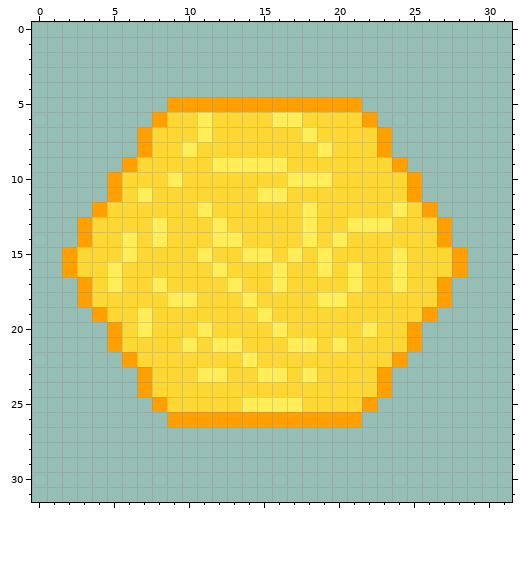
One commit to this pixel-art file: art/hex01.aseprite. The picture above was drawn from the file before the commit.
32x32 pixels, 1 frame.
Now the later version:
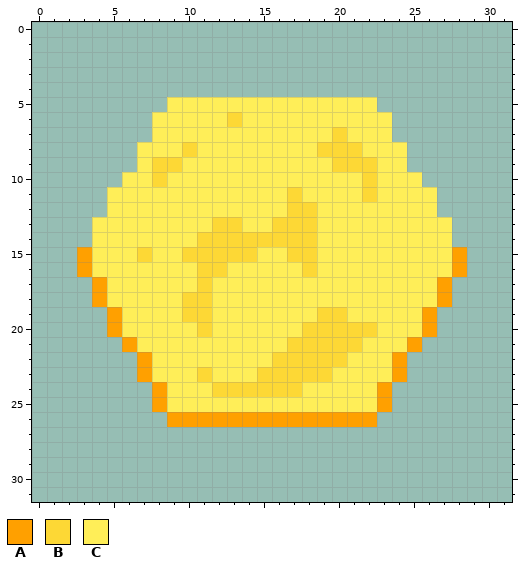
Palette (. is transparent): A #ffa000  B #fdd835  C #ffee58
What changed:
layer "Layer 1" now hidden
layer "Layer 10" added
@@ x 0..31 @@
  4 ................................
- 5 .........AAAAAAAAAAAAA..........
- 6 ........ABBCBBBBCCBBBBA.........
- 7 .......ABBBCBBBBBBCBBBBA........
- 8 .......ABBCBBBBBBBBCBBBA........
- 9 ......ABBBBBCCCCCBBBBBBBA.......
-10 .....ABBBCBBBBBBBCCCBBBBBA......
-11 .....ABCBBBBBBBCCBBBBBBBBA......
-12 ....ABBBBBBCBBBBBBCBBBBBCBA.....
-13 ...ABBBBCBBBCBBBBBCBBCCCBBBA....
-14 ...ABBCBCBBBCCBBBBCBCBBBBBBA....
-15 ..ABBBCBBBBCBBCCBCBCBBBBCBBBA...
-16 ..ABBCBBBBBBCBBBCBBCBCBBCBBBA...
-17 ...ABCBBCBBBBCBBCBBBBCBBCBBA....
-18 ...ABBBBBCCBBBCBBBBCCBBBBBBA....
-19 ....ABBCBBBBBBBCBBBBBBBBBBA.....
-20 .....ABCBBBCBBBBCBBBBBCBBA......
-21 .....ABBBBCBCCBBBCCBCBBBBA......
-22 ......ABBBBBBBCBBBBBBBBBA.......
-23 .......ABBBCCBBCCBCBBBBA........
-24 .......ABBBBBBBBBBBBBBBA........
-25 ........ABBBBBCCCCBBBBA.........
-26 .........AAAAAAAAAAAAA..........
+ 5 .........CCCCCCCCCCCCCC.........
+ 6 ........CCCCCBCCCCCCCCCC........
+ 7 ........CCCCCCCCCCCCBCCC........
+ 8 .......CCCBCCCCCCCCBBBCCC.......
+ 9 .......CBBCCCCCCCCCCBBBCC.......
+10 ......CCBCCCCCCCCCCCCCBCCC......
+11 .....CCCCCCCCCCCCBCCCCBCCCC.....
+12 .....CCCCCCCCCCCCBBCCCCCCCC.....
+13 ....CCCCCCCCBBCCBBBCCCCCCCCC....
+14 ....CCCCCCCBBBBBBBBCCCCCCCCC....
+15 ...ACCCBCCBBBBBCCBBCCCCCCCCCA...
+16 ...ACCCCCCCBBCCCCCBCCCCCCCCCA...
+17 ....ACCCCCCBCCCCCCCCCCCCCCCA....
+18 ....ACCCCCBBCCCCCCCCCCCCCCCA....
+19 .....ACCCCBBCCCCCCCBBCCCCCA.....
+20 .....ACCCCCBCCCCCCBBBBBCCCA.....
+21 ......ACCCCCCCCCCBBBBBCCCA......
+22 .......ACCCCCCCCBBBBBCCCA.......
+23 .......ACCCBCCCBBBBBCCCCA.......
+24 ........ACCCBBBBBBCCCCCA........
+25 ........ACCCCCCCCCCCCCCA........
+26 .........AAAAAAAAAAAAAA.........
 27 ................................
Changed places in both pictures, as pixel boxes (x1, y1, x2, y2):
changed: (62, 97, 452, 427)
